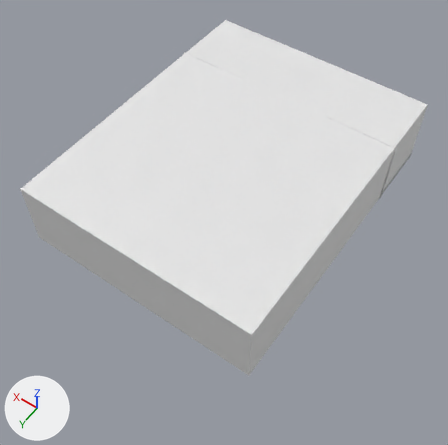
An edit to the Blender file Assets/Scenes/meshes/blends/Chucklefucks.blend, drawn before and after from the same camera.
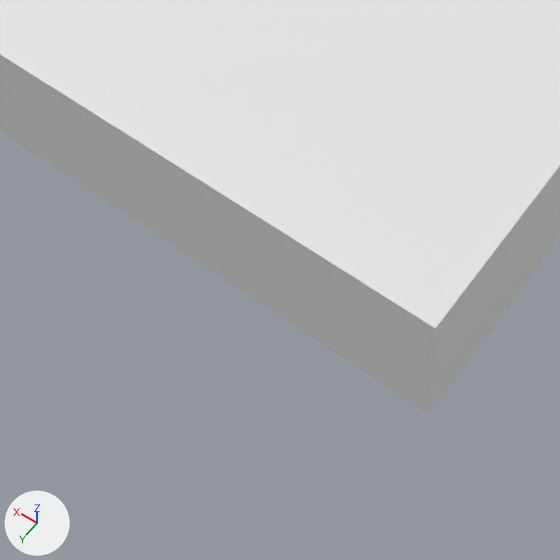
Old and new are each drawn whole from a camera (50 mm lens) standing at (-10.6, 17.2, 22.1) and looking at (-0.9, 3.7, 0.8) and again close up on the part from 10% to 69% of the width and 40% to 100% of the height. The axes (+X, +Y, +Z) are drawn at lower left. The lights are the same throughout.

The older version as bpy lines, for what is in view:
```python
me_plane = bpy.data.meshes.new('Plane')
me_plane.from_pydata(...)  # a box spanning x -5.6..5.6, y -5.6..8.6, z 0.0..3.25
ob_room = bpy.data.objects.new('Room', me_plane)
ob_room.location = (0.0, 0.0, 0.0)
```
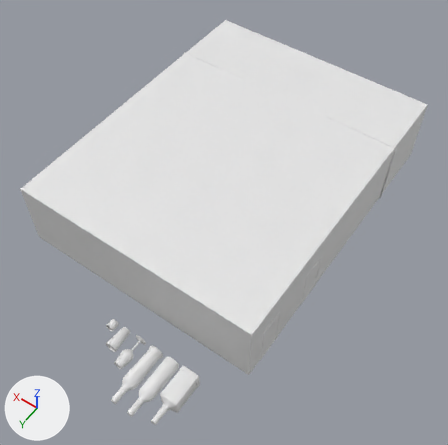
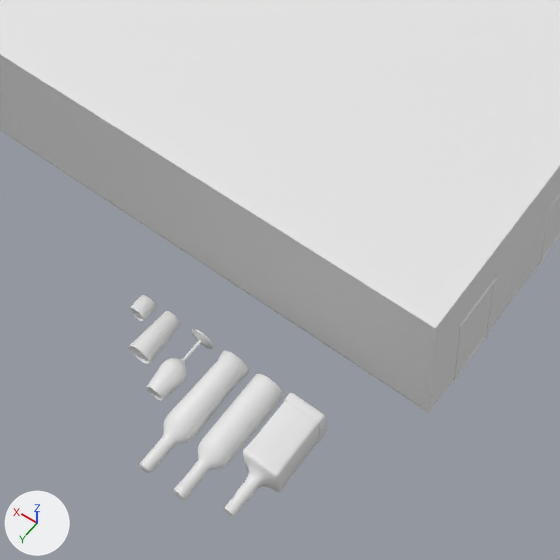
Where the newer file only moved an object's origin or applied its transform, the numbers keep the older frame.

Pixel boxes [x1, y1, x2, y2] of what changed, in the close-ups (560 x 560 px):
'AlcoholBottle1', added: after [224, 392, 326, 518]
'AlcoholBottle2', added: after [173, 374, 283, 500]
'AlcoholBottle3', added: after [140, 350, 249, 473]
'AlcoholGlass1', added: after [146, 329, 214, 401]
'AlcoholGlass2', added: after [129, 311, 180, 365]
'AlcoholGlass3', added: after [129, 295, 156, 322]

The change, as a list of edits to the scene's bpy script:
```text
Add me_circle_002:
    me_circle_002.from_pydata(...)  # 146 vertices, 168 faces; spans x -0.187..0.187, y -0.187..0.187, z 0.0..0.356
    me_circle_002.polygons.foreach_set('use_smooth', [True] * 168)
Add me_circle:
    me_circle.from_pydata(...)  # 146 vertices, 168 faces; spans x -0.256..0.256, y -0.256..0.256, z 0.0..0.956
    me_circle.polygons.foreach_set('use_smooth', [True] * 168)
Add me_sphere:
    me_sphere.from_pydata(...)  # 386 vertices, 400 faces; spans x -0.71..0.71, y -0.71..0.71, z 0.0..3.63
Add me_cylinder_001:
    me_cylinder_001.from_pydata(...)  # 418 vertices, 448 faces; spans x -0.32..0.32, y -0.32..0.32, z 0.0..2.53
Add me_plane_002:
    me_plane_002.from_pydata(...)  # 290 vertices, 288 faces; spans x -0.4..0.4, y -0.4..0.4, z 0.0..2.27
Add me_cylinder:
    me_cylinder.from_pydata(...)  # 610 vertices, 640 faces; spans x -0.32..0.32, y -0.32..0.32, z 0.0..2.54
Add ob_alcoholglass3:
    ob_alcoholglass3 = bpy.data.objects.new('AlcoholGlass3', me_circle_002)
    ob_alcoholglass3.location = (0.01, 9.82, 0.04)
    ob_alcoholglass3.rotation_euler = (-1.571, 0.0, 0.0)  # degrees (-90, 0, 0)
Add ob_alcoholglass2:
    ob_alcoholglass2 = bpy.data.objects.new('AlcoholGlass2', me_circle)
    ob_alcoholglass2.location = (-0.59, 9.82, 0.04)
    ob_alcoholglass2.rotation_euler = (-1.571, 0.0, 0.0)  # degrees (-90, 0, 0)
Add ob_alcoholglass1:
    ob_alcoholglass1 = bpy.data.objects.new('AlcoholGlass1', me_sphere)
    ob_alcoholglass1.location = (-1.31, 9.82, -0.01)
    ob_alcoholglass1.rotation_euler = (-1.571, 0.0, 0.0)  # degrees (-90, 0, 0)
    ob_alcoholglass1.scale = (0.374, 0.374, 0.374)
Add ob_alcoholbottle3:
    ob_alcoholbottle3 = bpy.data.objects.new('AlcoholBottle3', me_cylinder_001)
    ob_alcoholbottle3.location = (-2.11, 9.82, -0.01)
    ob_alcoholbottle3.rotation_euler = (-1.571, 0.0, 0.0)  # degrees (-90, 0, 0)
Add ob_alcoholbottle1:
    ob_alcoholbottle1 = bpy.data.objects.new('AlcoholBottle1', me_plane_002)
    ob_alcoholbottle1.location = (-3.81, 9.82, -0.01)
    ob_alcoholbottle1.rotation_euler = (-1.571, 0.0, 0.0)  # degrees (-90, 0, 0)
Add ob_alcoholbottle2:
    ob_alcoholbottle2 = bpy.data.objects.new('AlcoholBottle2', me_cylinder)
    ob_alcoholbottle2.location = (-2.91, 9.82, -0.01)
    ob_alcoholbottle2.rotation_euler = (-1.571, 0.0, 0.0)  # degrees (-90, 0, 0)
```
